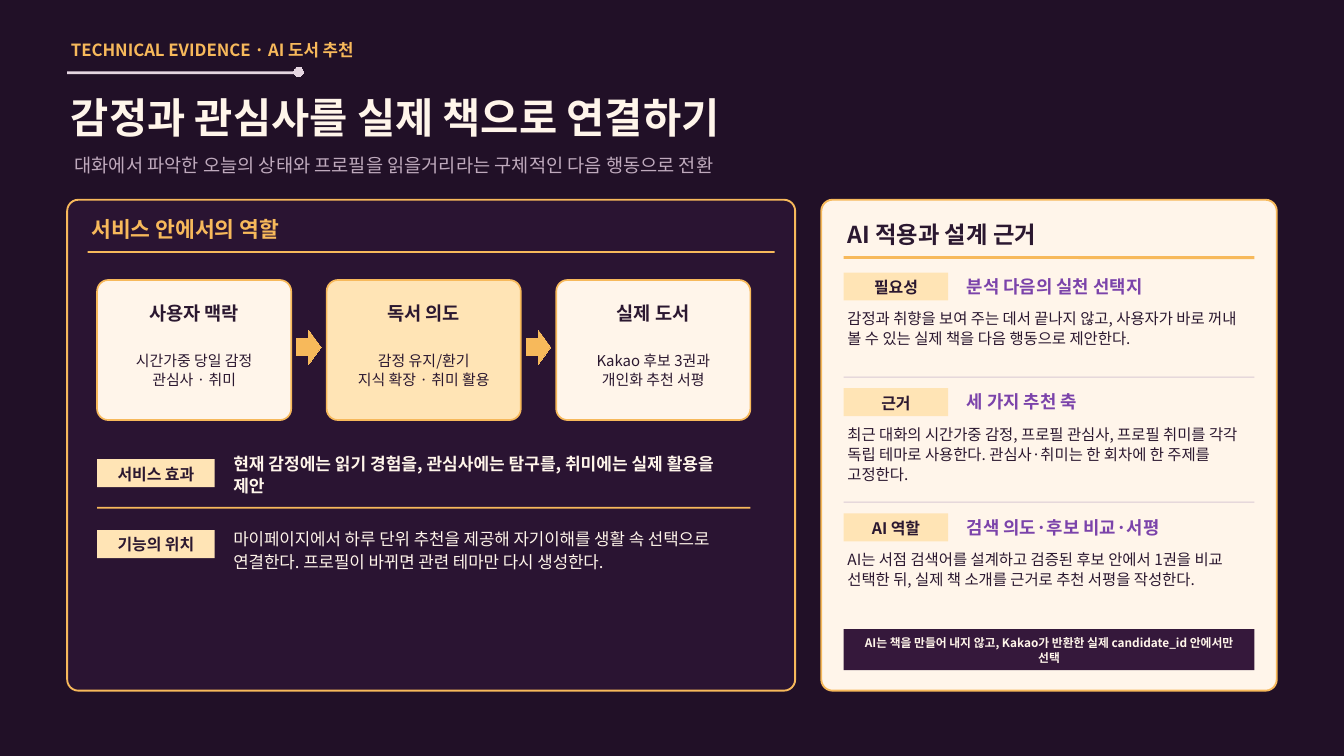
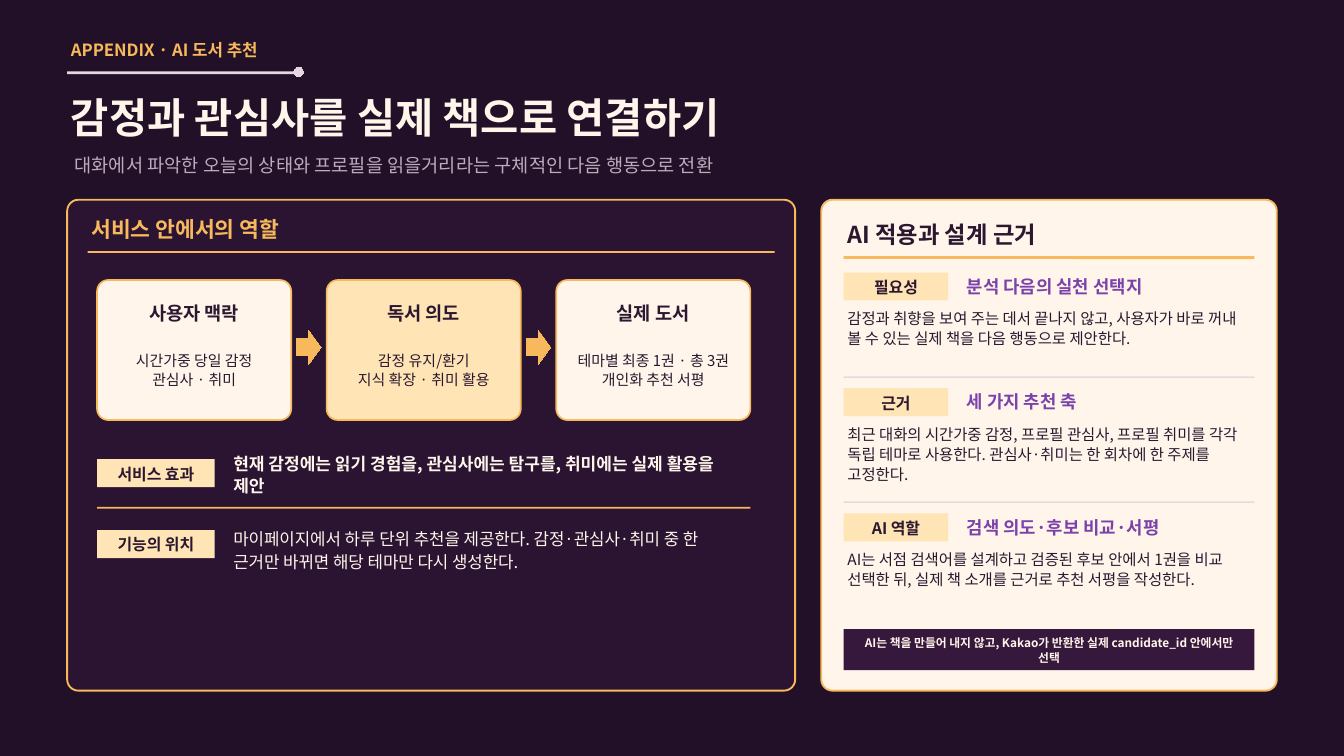
Before and after one commit to SKNETWORKS-FAMILY-AICAMP/SKN27-FINAL-4Team, a slide deck: slide 7 of output/presentation/빈틈사이_기능별_기술근거_부록.pptx. Drawn at 1344x756 pixels with LibreOffice and Linux fonts; fonts in the diff are those of the drawing. Boxes give left, top, right and bottom in pixels: in the first picture for what was removed or moved away, otherwise in the second. Text is boxed around its words. In the diff, an @@ line names an element or a change of style, - is before the commit and + after.

```diff
--- a/output/presentation/빈틈사이_기능별_기술근거_부록.pptx
+++ b/output/presentation/빈틈사이_기능별_기술근거_부록.pptx
@@ text at (71,42,258,58): text changed @@
-TECHNICAL EVIDENCE · AI 도서 추천
+APPENDIX · AI 도서 추천
@@ text at (578,353,729,367): text changed @@
-Kakao 후보 3권과
+테마별 최종 1권 · 총 3권
@@ text at (233,531,698,570): text changed @@
-마이페이지에서 하루 단위 추천을 제공해 자기이해를 생활 속 선택으로 연결한다. 프로필이 바뀌면 관련 테마만 다시 생성한다.
+마이페이지에서 하루 단위 추천을 제공한다. 감정·관심사·취미 중 한 근거만 바뀌면 해당 테마만 다시 생성한다.
```
Also in this commit, not shown: 10 other slides changed, 7 other files.
